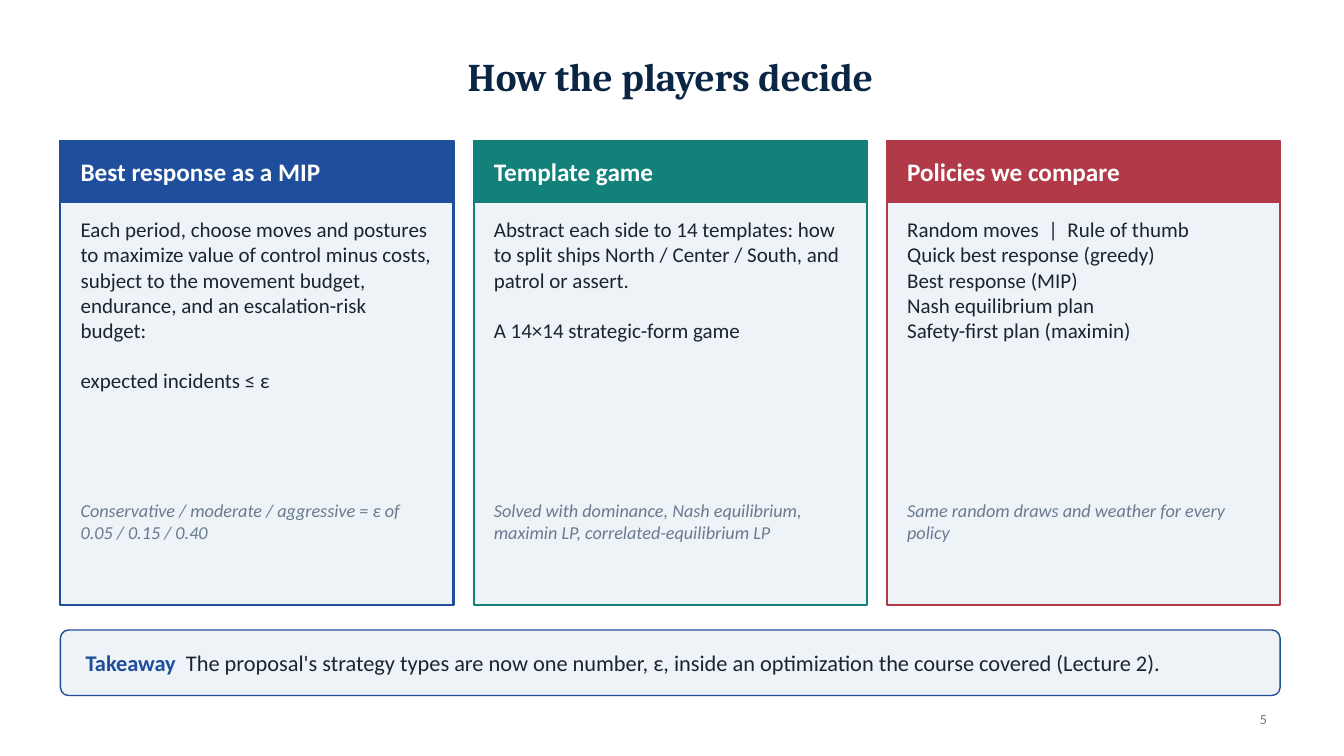
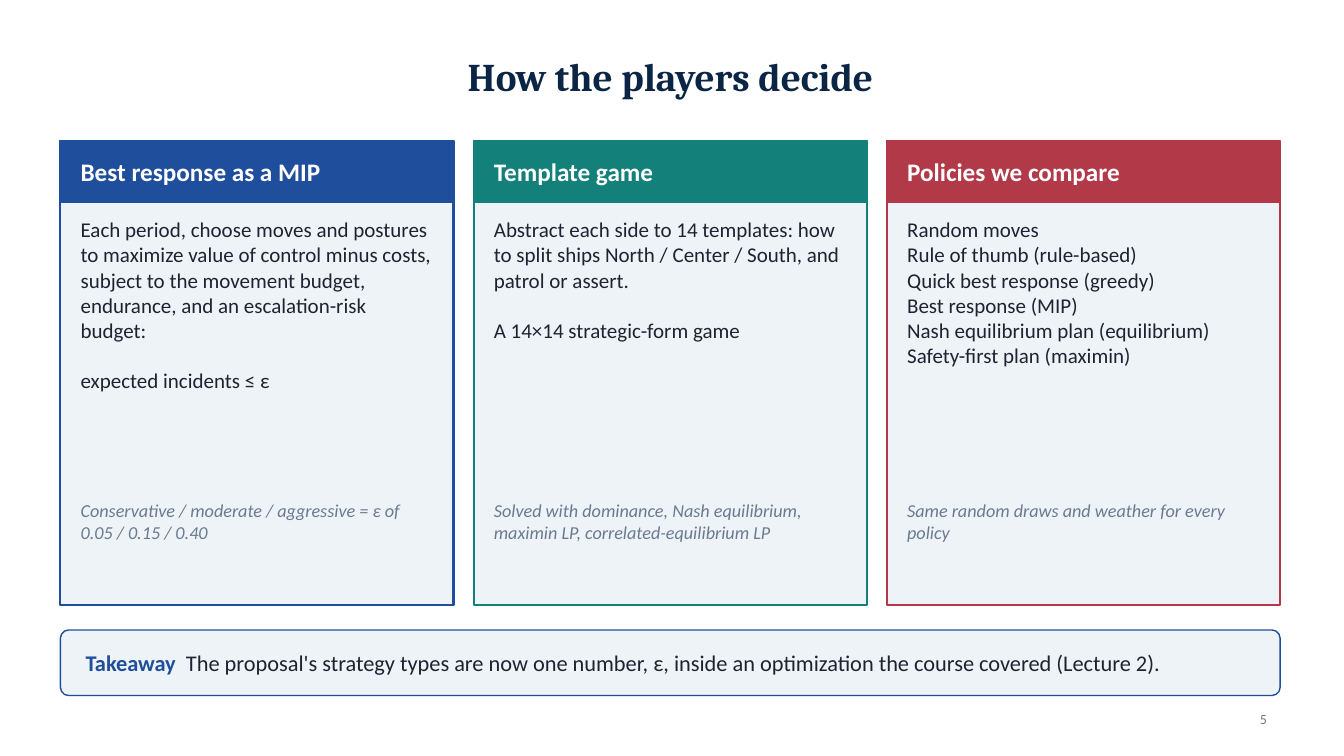
Before and after one commit to draggin-anchor/6.S974-Wargaming-Term-Project, a slide deck: slide 5 of deliverables/02-workshop1-slides.pptx. Drawn at 1344x756 pixels with LibreOffice and Linux fonts; fonts in the diff are those of the drawing. Boxes give left, top, right and bottom in pixels: in the first picture for what was removed or moved away, otherwise in the second. Text is boxed around its words. In the diff, an @@ line names an element or a change of style, - is before the commit and + after.

Commit message:
Slides: show paper names next to GUI policy names

```diff
--- a/deliverables/02-workshop1-slides.pptx
+++ b/deliverables/02-workshop1-slides.pptx
@@ text at box(907, 222, 1136, 265): text changed @@
-Random moves | Rule of thumb
+Random moves
+Rule of thumb (rule-based)
@@ text at box(907, 323, 1210, 342): text changed @@
-Nash equilibrium plan
+Nash equilibrium plan (equilibrium)
```
Also in this commit, not shown: 2 other files.
